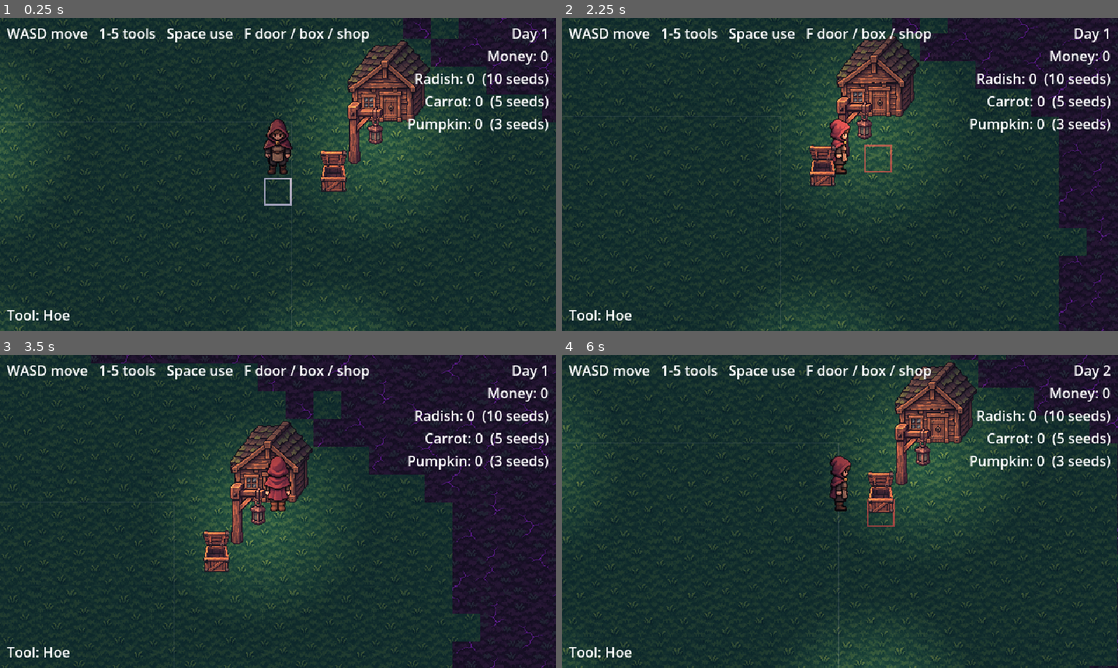
Above: before the commit, frames 1-4 (two rows, left to right).
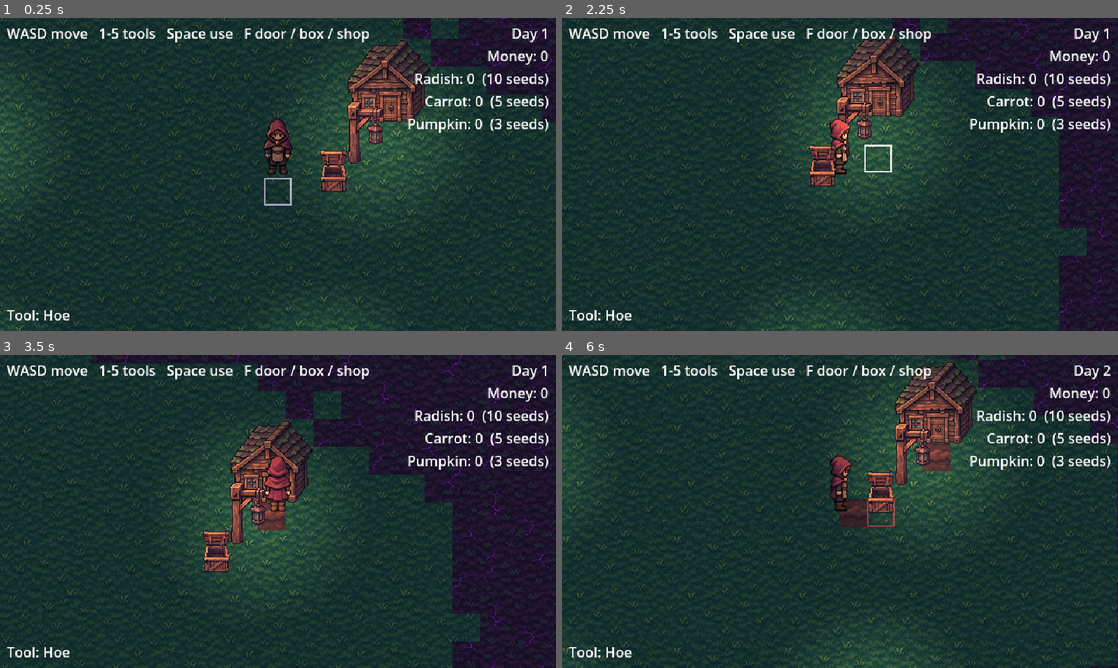
Above: after the commit, the same moments.

Repository: sudo0x/GameDevelopments
Game: Godot game, scene res://scenes/main/main.tscn
Two runs of this game, one before a commit and one after it. Both use one fixed random seed, a clock stepped at 60 frames per second and the inputs below.
Inputs:
- Up to frame 1 (0.25 s): no input
- Up to frame 2 (2.25 s): tap Enter at 0.5 s; hold D (move_right) 0.53-1.28 s; hold F (interact) 0.53-1.28 s; hold S (move_down) 1.28-2.03 s; tap E (seed_next) at 1.35 s; tap Space (use_tool) at 2 s; hold D (move_right) from 2.03 s (still down); hold Q (seed_prev) from 2.03 s (still down)
- Up to frame 3 (3.5 s): release D (move_right) at 2.78 s; release Q (seed_prev) at 2.78 s; hold W (move_up) from 2.78 s (still down); tap Space (use_tool) at 2.85 s
- Up to frame 4 (6 s): release W (move_up) at 3.53 s; hold F (interact) 3.53-4.28 s; hold A (move_left) 3.53-5.03 s; tap E (seed_next) at 4.35 s; hold S (move_down) 5.03-5.78 s; hold Q (seed_prev) 5.03-5.78 s; hold D (move_right) from 5.78 s (still down); tap Space (use_tool) at 5.85 s

The runs differ from the first frame. In frame 1, less than 0.1% of the frame differs, in the area x 0-53%, y 33-100%; in frame 2, 0.1%; in frame 3, 0.3%; in frame 4, 0.8%, in the area x 0-70%, y 28-100%.

Commit message:
Add Layer 2 step 4: farm on clean land
Any clean grass can now be tilled, including healed land, instead of a
fixed farm area. Cells under solid objects are refused, which the farm
area used to prevent by leaving them out.

Co-Authored-By: Claude Opus 5.5 <noreply@anthropic.com>

Diff:
--- a/scripts/farm/farm.gd
+++ b/scripts/farm/farm.gd
@@ -22,8 +22,6 @@
 ## Holy water cleanses this many tiles out from the target: 1 makes a 3×3 patch.
 const CLEANSE_RADIUS := 1
 
-## Cells where the player may till and plant.
-@export var farm_area := Rect2i(13, 9, 12, 10)
 @export var player_path: NodePath
 ## Y-sorted node that planted crops are added to, so the player can walk behind them.
 @export var crops_parent_path: NodePath
@@ -31,6 +29,8 @@
 var target_cell := Vector2i.ZERO
 ## Planted crops by cell.
 var crops: Dictionary[Vector2i, Crop] = {}
+## Reused to check whether a solid object stands on a cell.
+var _cell_query := PhysicsShapeQueryParameters2D.new()
 
 @onready var ground: TileMapLayer = $Ground
 @onready var soil: TileMapLayer = $Soil
@@ -40,8 +40,11 @@
 
 
 func _ready() -> void:
-	var tile := Vector2(ground.tile_set.tile_size)
-	highlight.set_area(Rect2(Vector2(farm_area.position) * tile, Vector2(farm_area.size) * tile))
+	var shape := RectangleShape2D.new()
+	# A little smaller than a tile, so a neighbor's collision doesn't count.
+	shape.size = Vector2(ground.tile_set.tile_size) - Vector2(4, 4)
+	_cell_query.shape = shape
+	_cell_query.exclude = [player.get_rid()]
 	player.tool_used.connect(_on_tool_used)
 	GameState.day_ended.connect(_on_day_ended)
 	_limit_camera()
@@ -63,8 +66,9 @@
 	return feet_cell + FACING_OFFSETS[p.facing]
 
 
+## Any clean grass can be farmed, unless something solid stands on it.
 func is_farmable(cell: Vector2i) -> bool:
-	return farm_area.has_point(cell) and ground.get_cell_source_id(cell) == Source.GRASS
+	return ground.get_cell_source_id(cell) == Source.GRASS and not _has_solid_object(cell)
 
 
 func is_tilled(cell: Vector2i) -> bool:
@@ -140,6 +144,11 @@
 	crop.queue_free()
 
 
+func _has_solid_object(cell: Vector2i) -> bool:
+	_cell_query.transform = Transform2D(0.0, ground.to_global(ground.map_to_local(cell)))
+	return not get_world_2d().direct_space_state.intersect_shape(_cell_query, 1).is_empty()
+
+
 func _add_crop(cell: Vector2i, data: CropData) -> Crop:
 	var crop: Crop = CROP_SCENE.instantiate()
 	crop.data = data
--- a/scripts/farm/tile_highlight.gd
+++ b/scripts/farm/tile_highlight.gd
@@ -1,19 +1,12 @@
 class_name TileHighlight
 extends Node2D
-## Draws a faint outline of the farmable area and a box around the targeted tile.
+## Draws a box around the targeted tile.
 
-const AREA_COLOR := Color(1, 1, 1, 0.12)
 const VALID_COLOR := Color(1, 1, 1, 0.85)
 const INVALID_COLOR := Color(0.9, 0.3, 0.3, 0.6)
 
-var _area_rect := Rect2()
 var _cell_rect := Rect2()
 var _valid := false
-
-
-func set_area(area: Rect2) -> void:
-	_area_rect = area
-	queue_redraw()
 
 
 func show_cell(rect: Rect2, valid: bool) -> void:
@@ -25,5 +18,4 @@
 
 
 func _draw() -> void:
-	draw_rect(_area_rect, AREA_COLOR, false, 1.0)
 	draw_rect(_cell_rect.grow(-1.0), VALID_COLOR if _valid else INVALID_COLOR, false, 2.0)
Not shown, changed: CLAUDE.md
Not shown, changed: docs/04_2026-11-04_layer-2-curse.md
